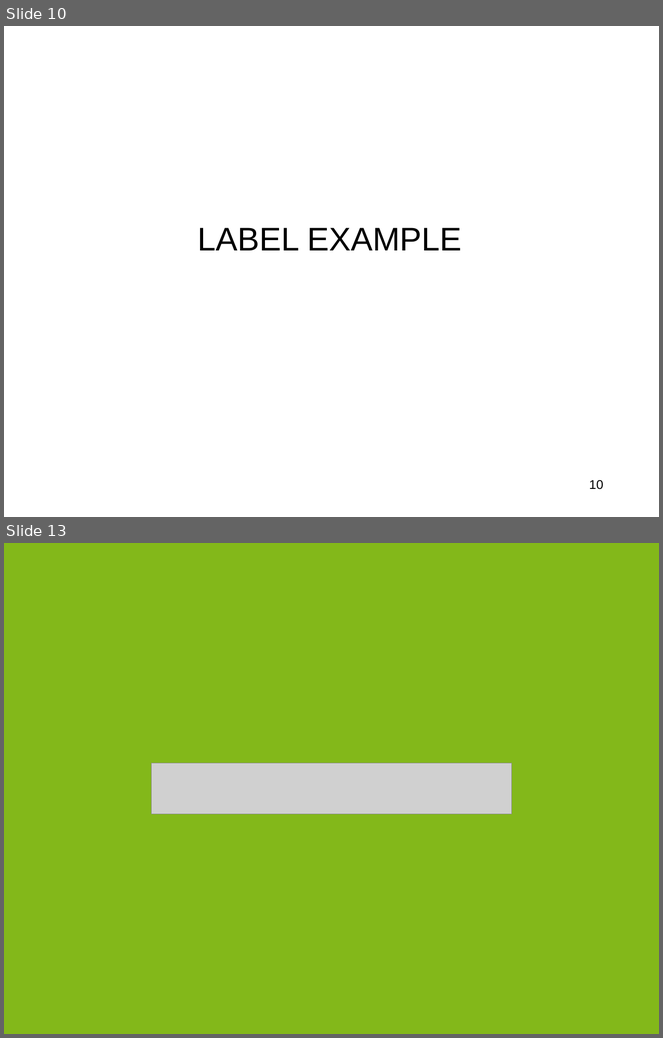
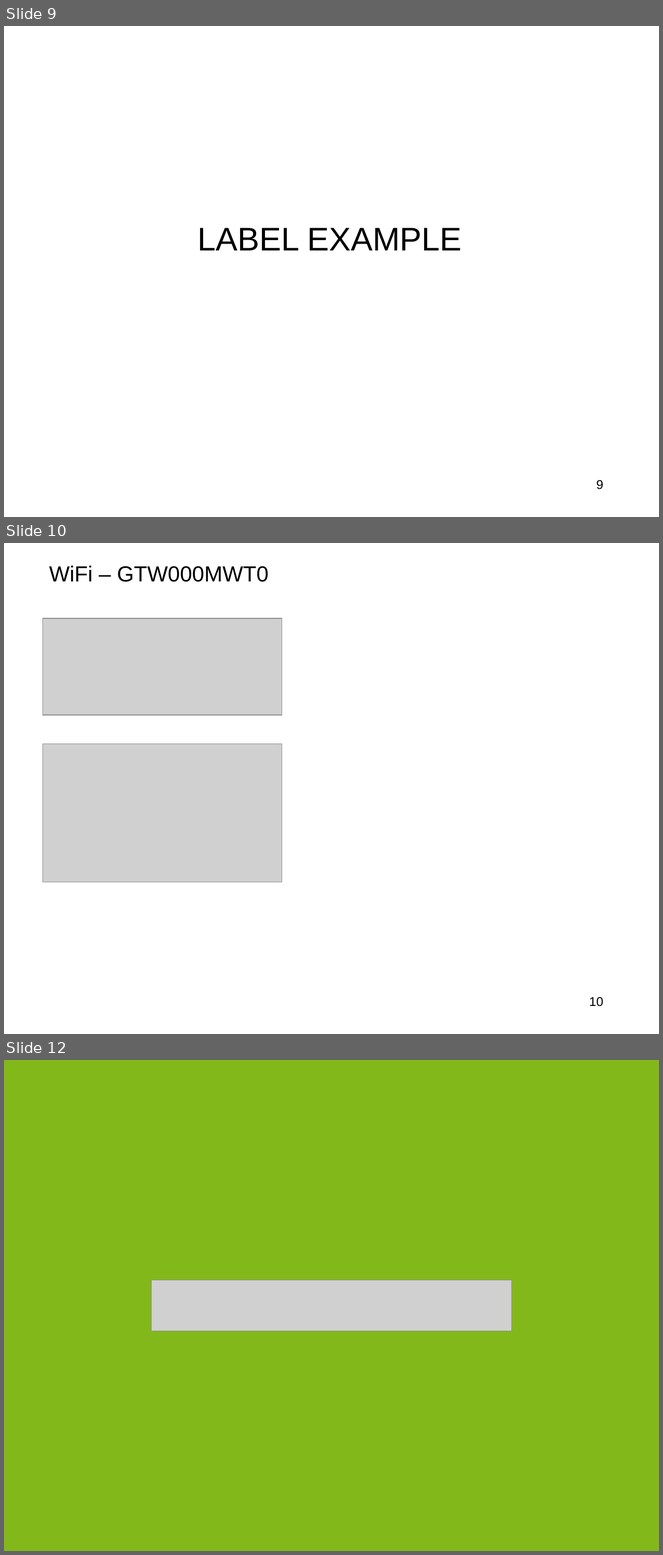
Before and after one commit to accarel/c780_carel_cloud_engine_binary, a slide deck: Documents/specs/GME_Labeling.ppt. Shown one above the other, each under a label of ours: slides 10 and 13 before the commit, slides 9, 10 and 12 after it; the slides between them are not shown. The pictures are 663x1038 and 663x1555 pixels, drawn with LibreOffice and Linux fonts; fonts in the diff are those of the drawing; grey boxes stand for pictures; background and template pictures are left out. Boxes give left, top, right and bottom in pixels: in the first picture for what was removed or moved away, otherwise in the second. Text is boxed around its words. In the diff, an @@ line names an element or a change of style, - is before the commit and + after.

```diff
--- a/Documents/specs/GME_Labeling.ppt
+++ b/Documents/specs/GME_Labeling.ppt
@@ slide 10 added at [4,543,659,1034], background #FFFFFF @@
@@ text added at [49,565,269,582], 24 pt, text #000000 @@
+WiFi – GTW000MWT0
@@ picture added at [42,618,282,715] @@
@@ picture added at [42,744,282,883] @@
@@ page number added at [590,997,604,1007], 14 pt, text #000000 @@
+10
@@ what was slide 10 is now slide 9 @@
@@ page number at [596,480,604,490]: text changed @@
-10
+9
@@ what was slide 13 is now slide 12 @@
```
Also in this commit, not shown: 3 slides changed, 1 other slide added, 3 slides removed, 1 other file.
